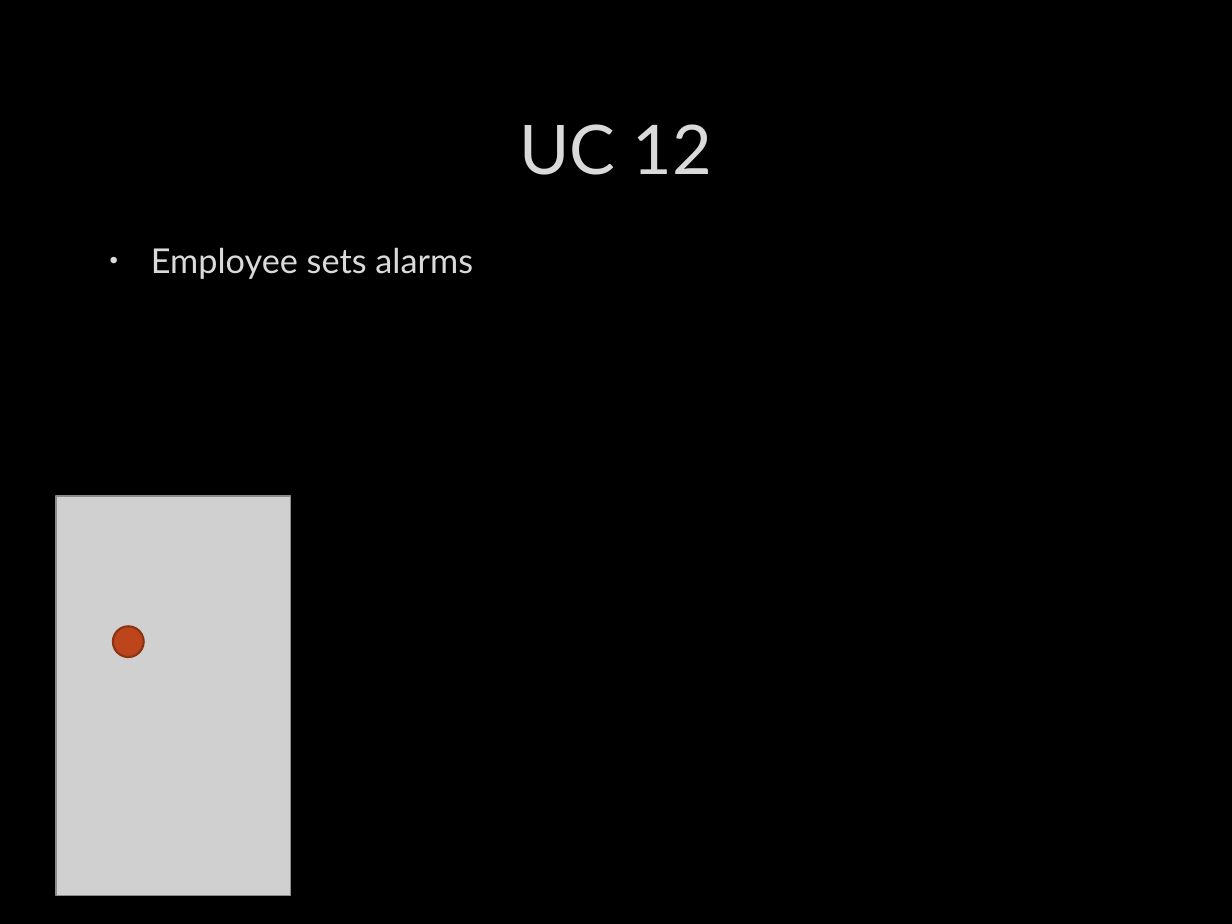
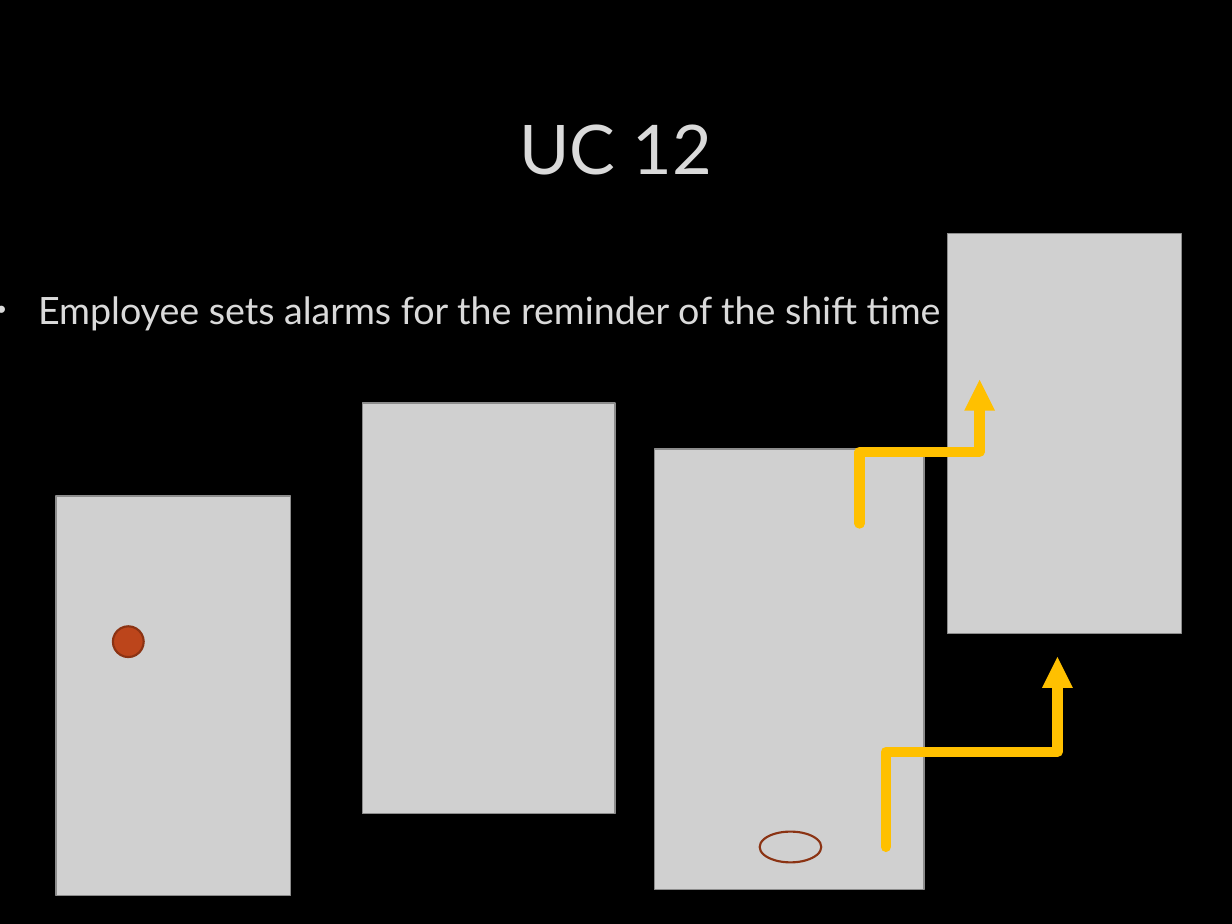
Before and after one commit to ddave2122/Group6, a slide deck: slide 14 of MobAppFinalPresent.pptx. Drawn at 1232x924 pixels with LibreOffice and Linux fonts; fonts in the diff are those of the drawing; grey boxes stand for pictures; background and template pictures are left out. Boxes give left, top, right and bottom in pixels: in the first picture for what was removed or moved away, otherwise in the second. Text is boxed around its words. In the diff, an @@ line names an element or a change of style, - is before the commit and + after.

```diff
--- a/MobAppFinalPresent.pptx
+++ b/MobAppFinalPresent.pptx
@@ picture added at (947,233,1181,633) @@
@@ text at (38,296,941,331): text changed; size 20 to 22 pt @@
-• Employee sets alarms
+• Employee sets alarms for the reminder of the shift time
@@ elbow arrow added from (860, 524) to (979, 379), #FFC000 6 pt @@
@@ picture added at (362,403,615,813) @@
@@ picture added at (654,448,924,890) @@
@@ elbow arrow added from (886, 848) to (1057, 657), #FFC000 6 pt @@
@@ ellipse added at (760,832,822,862), outline #8B3314 1.25 pt @@
```
Also in this commit, not shown: 6 other slides changed.
